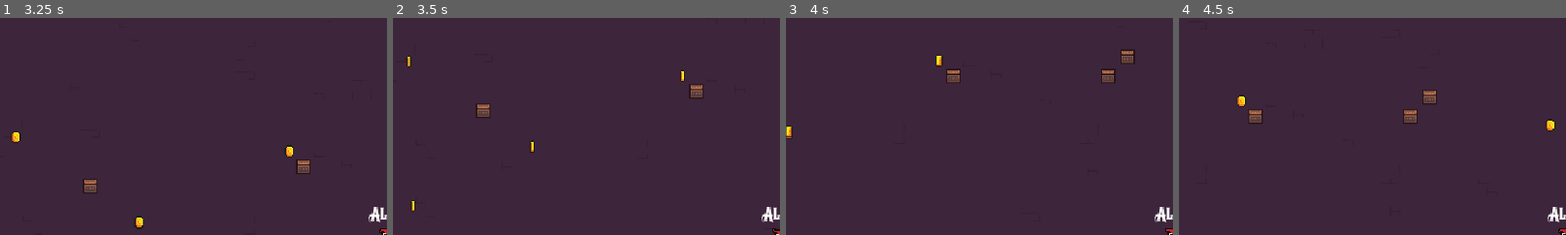
Above: before the commit, frames 1-4 (left to right).
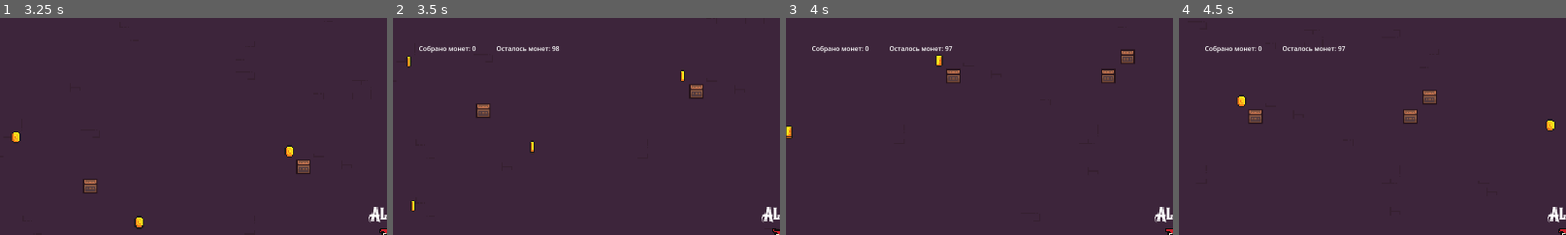
Above: after the commit, the same moments.

Repository: alnikyur/net_sandbox
Game: Godot game, scene res://scenes/ui/main_ui.tscn
Two runs of this game, one before a commit and one after it. Both use one fixed random seed, a clock stepped at 60 frames per second and the inputs below. Sound files missing from this copy of the repository are replaced by a short silence.
Inputs (mouse positions are % of the whole screen's width and height, from its top left):
- Up to frame 1 (3.25 s): click (50, 47) at 0.52 s; type "12" at 0.6 s; click (50, 50) at 0.75 s; type "Alex" at 0.83 s; click "Start server" at 1.25 s; hold Right (ui_right) 2.03-2.78 s; hold D (D) 2.03-2.78 s; hold Down (ui_down) from 2.78 s (still down); tap A (A) at 2.85 s; tap D (D) at 3.05 s
- Up to frame 2 (3.5 s): keep holding Down (ui_down)
- Up to frame 3 (4 s): release Down (ui_down) at 3.53 s; hold Right (ui_right) from 3.53 s (still down); hold D (D) from 3.53 s (still down)
- Up to frame 4 (4.5 s): release Right (ui_right) at 4.28 s; release D (D) at 4.28 s; hold Up (ui_up) from 4.28 s (still down); tap S (S) at 4.35 s
The pictures show only the part of the screen within x 0-50%, y 0-50%; the shares and areas given below are measured in that part.

Frame 1 is identical in both runs. In frame 2, 0.4% of the frame differs, in the area x 6-44%, y 12-17%; in frame 3, 0.4%; in frame 4, 0.4%.

Commit message:
update main score

Diff:
--- a/scenes/items/coin.gd
+++ b/scenes/items/coin.gd
@@ -5,7 +5,8 @@
 
 var collected: bool = false
 
-signal coin_picked(amount: int)
+signal coin_picked(amount: int, coin_path: NodePath)
+
 
 
 # Called when the node enters the scene tree for the first time.
@@ -21,13 +22,18 @@
 func _on_body_entered(body):
 	if body.is_in_group("Player") and not collected:
 		collected = true
-		emit_signal("coin_picked", 1, get_path())  # Передаем путь монеты
+		emit_signal("coin_picked", 1, get_path())  # Передаем путь через get_path()
+
+		# Запускаем звук
 		coin_pickup_sound.play()
 
+		# Отключаем коллизии, чтобы игрок не мог снова взаимодействовать
 		set_deferred("monitoring", false)
 		set_deferred("monitorable", false)
 
+		# Скрываем монету, но не удаляем сразу
 		animated_sprite_2d.visible = false
 
+		# Ждем завершения звука перед удалением
 		await coin_pickup_sound.finished
 		queue_free()
--- a/scenes/lobby/lobby.gd
+++ b/scenes/lobby/lobby.gd
@@ -9,7 +9,7 @@
 @onready var audio_player = $AudioPlayer
 @onready var coin_label = $CanvasLayer/CoinLabel
 @onready var coin_last = $CanvasLayer/CoinLast
-
+@onready var player_scores = {}
 
 var current_index = randf()
 var coins_collected: int = 0
@@ -21,6 +21,7 @@
 ]
 
 func _ready():
+	print("coin_label:", coin_label, "coin_last:", coin_last)
 	multiplayer.connect("peer_connected", Callable(self, "_on_player_connected"))
 	multiplayer.connect("peer_disconnected", Callable(self, "_on_player_disconnected"))
 	setup_network()
@@ -57,6 +58,7 @@
 	if multiplayer.is_server():
 		print("Игрок подключён с ID:", id)
 		spawn_player(id) # Сначала создаём игрока на сервере
+		player_scores[id] = 0
 
 		# Рассылаем всем остальным клиентам информацию о новом игроке
 		for peer_id in multiplayer.get_peers():
@@ -74,6 +76,17 @@
 		# Отправляем все монеты новому игроку
 		for coin in coins:
 			rpc_id(id, "spawn_coin", coin.position)
+
+		# Отправляем текущие счета всем игрокам
+		for peer_id in multiplayer.get_peers():
+			rpc_id(peer_id, "update_player_score", id, player_scores[id])
+
+		# Отправляем новому игроку текущее состояние всех счетов
+		for existing_id in player_scores.keys():
+			rpc_id(id, "update_player_score", existing_id, player_scores[existing_id])
+
+		# Отправляем новому игроку количество оставшихся монет
+		rpc_id(id, "update_coin_count", num_coins)
 
 func _on_player_disconnected(id):
 	print("Игрок отключился с ID: ", id)
@@ -166,7 +179,8 @@
 		var random_y = randf() * field_size.y
 		coin.position = Vector2(random_x, random_y)
 
-		coin.connect("coin_picked", Callable(self, "_on_coin_picked").bind(coin))
+		#coin.connect("coin_picked", Callable(self, "_on_coin_picked").bind(coin))
+		coin.connect("coin_picked", Callable(self, "_on_coin_picked"))
 
 		add_child(coin)
 		coins.append(coin)  # Сохраняем монету в списке
@@ -189,10 +203,47 @@
 	coins.append(coin)
 
 
+#@rpc("any_peer", "reliable")
+#func _on_coin_picked(amount: int, coin_node: NodePath):
+	#if multiplayer.is_server():
+		## Рассылаем клиентам команду удалить монету
+		#rpc("remove_coin", coin_node)
+	#
+		## Удаляем монету на сервере
+		#var coin = get_node_or_null(coin_node)
+		#if coin:
+			#coins.erase(coin)
+			#coin.queue_free()
+#
+	#coins_collected += amount
+	#num_coins -= 1
+	#update_coin_labels()
+
 @rpc("any_peer", "reliable")
 func _on_coin_picked(amount: int, coin_node: NodePath):
+	var player_id = multiplayer.get_remote_sender_id()
+
 	if multiplayer.is_server():
-		# Рассылаем клиентам команду удалить монету
+		print("Монета собрана! ID игрока:", player_id)
+
+		# Обновляем счет игрока
+		if player_id in player_scores:
+			player_scores[player_id] += amount
+		else:
+			player_scores[player_id] = amount
+
+		# Обновляем UI на сервере
+		update_coin_labels()
+
+		# Рассылаем новое значение счета игрока всем клиентам
+		rpc("update_player_score", player_id, player_scores[player_id])
+
+		# Уменьшаем общее количество монет
+		num_coins -= 1
+		update_coin_labels()  # Обновляем серверный UI
+		rpc("update_coin_count", num_coins)  # Обновляем клиентов
+
+		# Удаляем монету у всех клиентов
 		rpc("remove_coin", coin_node)
 
 		# Удаляем монету на сервере
@@ -201,9 +252,8 @@
 			coins.erase(coin)
 			coin.queue_free()
 
-	coins_collected += amount
-	num_coins -= 1
-	update_coin_labels()
+
+
 
 @rpc("authority", "reliable")
 func remove_coin(coin_node: NodePath):
@@ -212,7 +262,39 @@
 		coins.erase(coin)
 		coin.queue_free()
 
-
 func update_coin_labels():
-	coin_label.text = "Монеты: " + str(coins_collected)
+	var player_id = multiplayer.get_unique_id()
+	var player_score = player_scores.get(player_id, 0)
+	print("🔄 Обновление UI: Собрано монет:", player_score, "Осталось:", num_coins)
+	# Обновляем личный счетчик
+	coin_label.text = "Собрано монет: " + str(player_score)
+
+	# Обновляем общий счетчик для всех игроков
 	coin_last.text = "Осталось монет: " + str(num_coins)
+
+
+
+
+
+@rpc("authority", "reliable")
+func update_player_score(id: int, score: int):
+	if players.has(id):
+		player_scores[id] = score  # Обновляем счет игрока
+		players[id].update_score(score)
+
+	# Обновляем UI на сервере (если игрок = сервер)
+	if multiplayer.is_server() or id == multiplayer.get_unique_id():
+		update_coin_labels()
+
+
+
+
+@rpc("authority", "reliable")
+func update_coin_count(count: int):
+	num_coins = count
+	update_coin_labels()  # Обновляем UI и на сервере, и на клиенте
+
+
+
+#func update_score(new_score):
+	#$CanvasLayer/CoinLabel.text = "Собрано: " + str(new_score)
